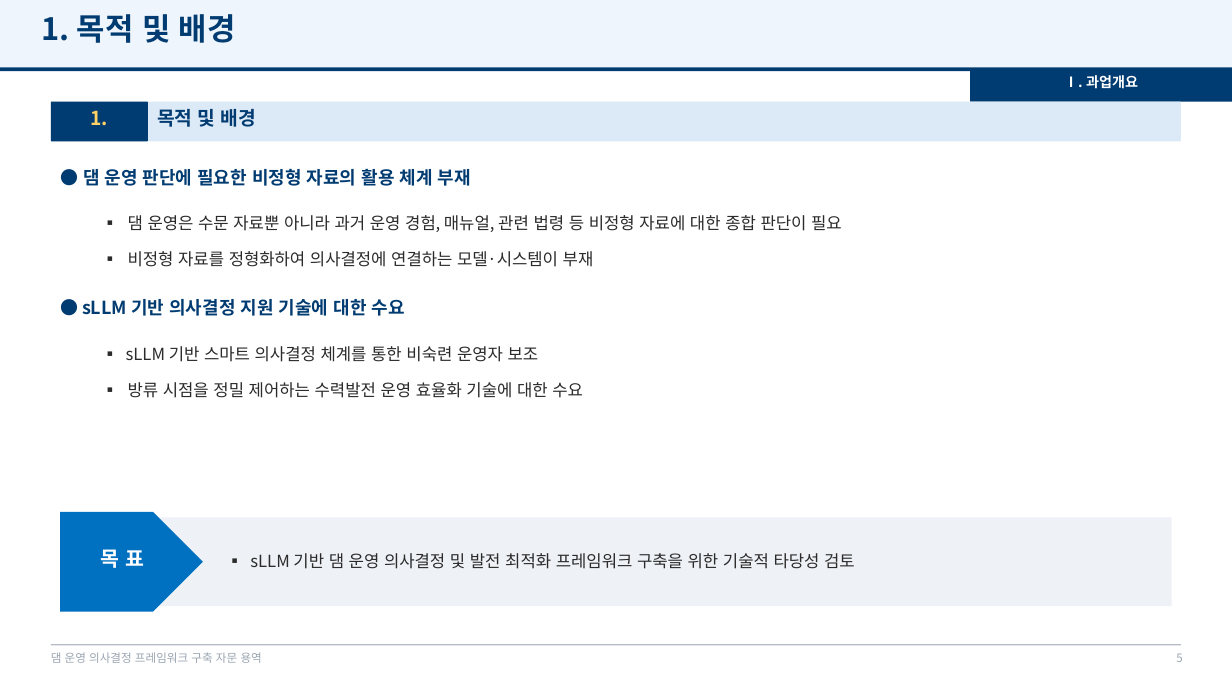
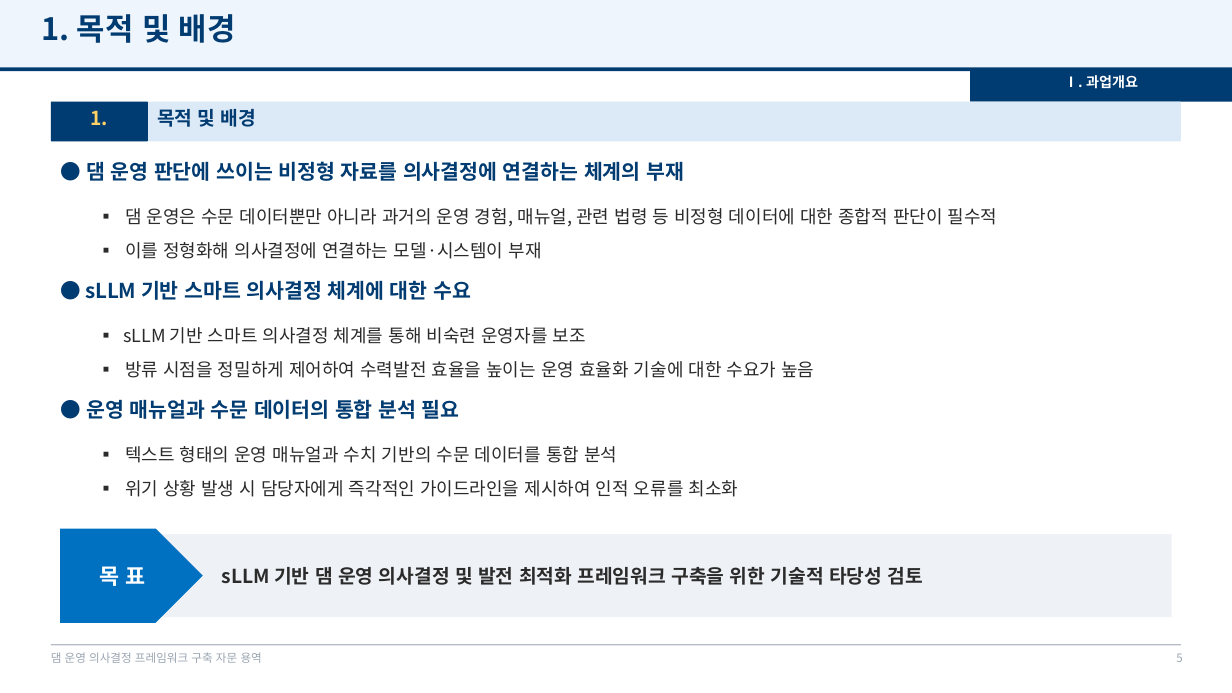
Before and after one commit to mkm1119/KGRAG-LLM, a slide deck: slide 5 of project_khnp/2026.12.09_최종보고회_발표자료_템플릿.pptx. Drawn at 1232x693 pixels with LibreOffice and Linux fonts; fonts in the diff are those of the drawing; background and template pictures are left out. Boxes give left, top, right and bottom in pixels: in the first picture for what was removed or moved away, otherwise in the second. Text is boxed around its words. In the diff, an @@ line names an element or a change of style, - is before the commit and + after.

```diff
--- a/project_khnp/2026.12.09_최종보고회_발표자료_템플릿.pptx
+++ b/project_khnp/2026.12.09_최종보고회_발표자료_템플릿.pptx
@@ text at <box>86,161,684,181</box>: text changed; size 14 to 16 pt @@
-● 댐 운영 판단에 필요한 비정형 자료의 활용 체계 부재
+● 댐 운영 판단에 쓰이는 비정형 자료를 의사결정에 연결하는 체계의 부재
@@ text at <box>125,208,998,226</box>: text changed; size 13 to 14 pt @@
-▪ 댐 운영은 수문 자료뿐 아니라 과거 운영 경험, 매뉴얼, 관련 법령 등 비정형 자료에 대한 종합 판단이 필요
+▪ 댐 운영은 수문 데이터뿐만 아니라 과거의 운영 경험, 매뉴얼, 관련 법령 등 비정형 데이터에 대한 종합적 판단이 필수적
@@ text at <box>125,242,541,259</box>: text changed; size 13 to 14 pt @@
-▪ 비정형 자료를 정형화하여 의사결정에 연결하는 모델·시스템이 부재
+▪ 이를 정형화해 의사결정에 연결하는 모델·시스템이 부재
@@ text at <box>85,280,471,300</box>: text changed; size 14 to 16 pt @@
-● sLLM 기반 의사결정 지원 기술에 대한 수요
+● sLLM 기반 스마트 의사결정 체계에 대한 수요
@@ text at <box>123,327,586,344</box>: text changed; size 13 to 14 pt @@
-▪ sLLM 기반 스마트 의사결정 체계를 통한 비숙련 운영자 보조
+▪ sLLM 기반 스마트 의사결정 체계를 통해 비숙련 운영자를 보조
@@ text at <box>125,361,814,378</box>: text changed; size 13 to 14 pt @@
-▪ 방류 시점을 정밀 제어하는 수력발전 운영 효율화 기술에 대한 수요
+▪ 방류 시점을 정밀하게 제어하여 수력발전 효율을 높이는 운영 효율화 기술에 대한 수요가 높음
@@ text added at <box>86,399,460,419</box>, 16 pt, text #003B71, bold @@
+● 운영 매뉴얼과 수문 데이터의 통합 분석 필요
@@ text added at <box>125,446,617,463</box>, 14 pt, text #2B2B2B @@
+▪ 텍스트 형태의 운영 매뉴얼과 수치 기반의 수문 데이터를 통합 분석
@@ text added at <box>125,480,739,497</box>, 14 pt, text #2B2B2B @@
+▪ 위기 상황 발생 시 담당자에게 즉각적인 가이드라인을 제시하여 인적 오류를 최소화
@@ text "목 표": place and size @@
-text "목 표" at <box>101,549,144,568</box>
+text "목 표" at <box>99,566,145,586</box>
@@ text "목 표" at <box>99,566,145,586</box>: size 16 to 17 pt; vertical alignment top to middle @@
@@ rectangle: place and size @@
-rectangle at <box>60,518,1172,606</box>
+rectangle at <box>60,534,1172,617</box>
@@ pentagon arrow: place and size @@
-pentagon arrow at <box>60,512,203,612</box>
+pentagon arrow at <box>60,529,203,623</box>
@@ text "sLLM 기반 댐 운영 의사결정 ..." at <box>222,567,923,585</box>: vertical alignment top to middle @@
@@ text at <box>222,567,923,585</box>: text changed; size 13 to 15 pt; bold on @@
-▪ sLLM 기반 댐 운영 의사결정 및 발전 최적화 프레임워크 구축을 위한 기술적 타당성 검토
+sLLM 기반 댐 운영 의사결정 및 발전 최적화 프레임워크 구축을 위한 기술적 타당성 검토
```
Also in this commit, not shown: 29 other slides changed, 8 slides added, 1 other file.
